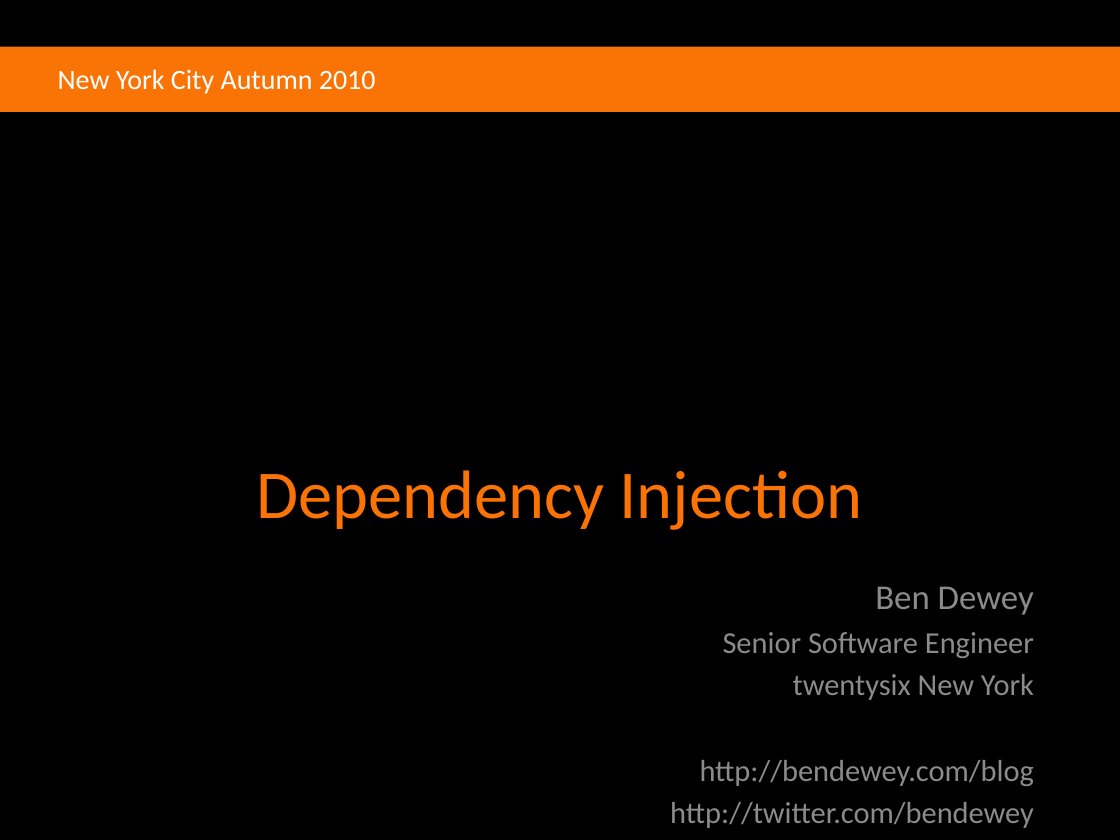
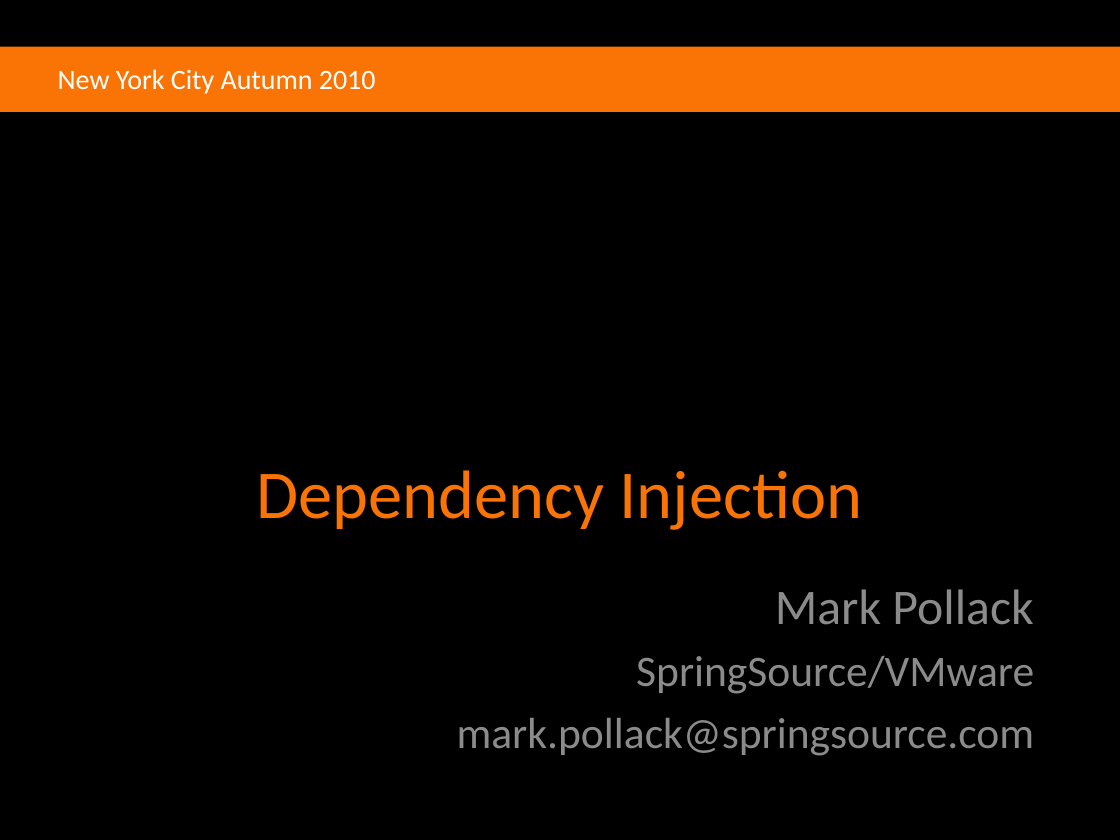
Before and after one commit to agilefire/November2010, a slide deck: slide 1 of Agile Firestarter Autumn 2010 Dependency Injection.pptx. Drawn at 1120x840 pixels with LibreOffice and Linux fonts; fonts in the diff are those of the drawing; background and template pictures are left out. Boxes give left, top, right and bottom in pixels: in the first picture for what was removed or moved away, otherwise in the second. Text is boxed around its words. In the diff, an @@ line names an element or a change of style, - is before the commit and + after.

```diff
--- a/Agile Firestarter Autumn 2010 Dependency Injection.pptx
+++ b/Agile Firestarter Autumn 2010 Dependency Injection.pptx
@@ subtitle at [457, 589, 1034, 756]: text changed; size 19.6 to 28 pt @@
-Ben Dewey
-Senior Software Engineer
-twentysix New York
-http://bendewey.com/blog
-http://twitter.com/bendewey
+Mark Pollack
+SpringSource/VMware
+mark.pollack@springsource.com
```
Also in this commit, not shown: 21 other slides changed, 2 slides added, 6 other files.
